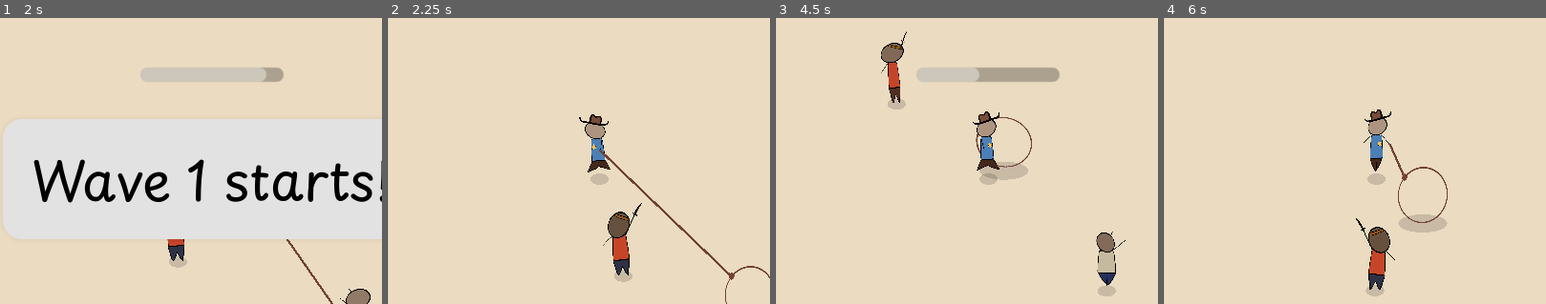
Above: before the commit, frames 1-4 (left to right).
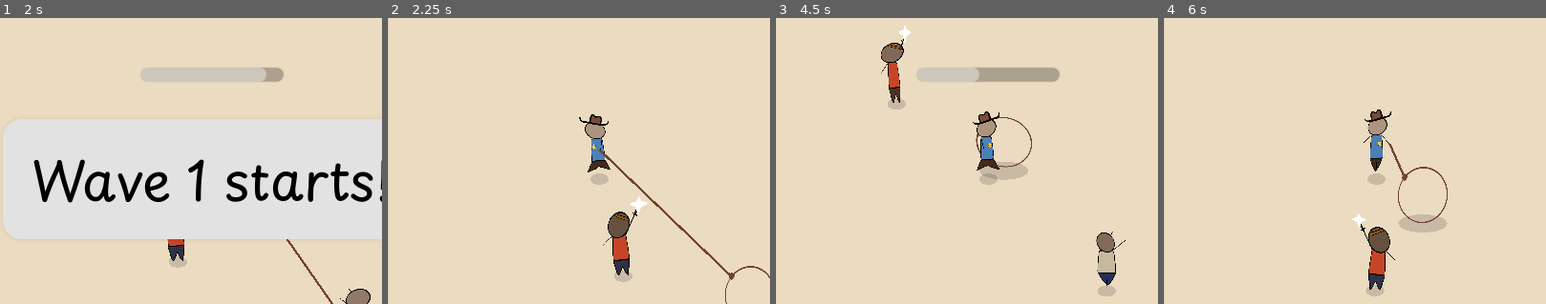
Above: after the commit, the same moments.

Repository: martindzejky/gmtk2025
Game: Godot game, scene res://waves_testing.tscn
Same seed, same stepped clock (60 frames per second), same inputs: the game is played once before the commit and once after it.
Inputs (mouse positions are % of the whole screen's width and height, from its top left):
- Up to frame 1 (2 s): move the mouse to (45, 70) at 0.52 s; hold W (move_up) from 0.53 s (still down); tap Shift (dash) at 0.6 s; move the mouse to (80, 65) at 1.27 s; click (80, 65) at 1.35 s
- Up to frame 2 (2.25 s): move the mouse to (20, 35) at 2.02 s; release W (move_up) at 2.03 s; hold A (move_left) from 2.03 s (still down); tap Shift (dash) at 2.1 s
- Up to frame 3 (4.5 s): move the mouse to (55, 50) at 2.77 s; click (55, 50) at 2.85 s; move the mouse to (35, 25) at 3.52 s; release A (move_left) at 3.53 s; hold S (move_down) 3.53-4.28 s; tap Shift (dash) at 3.6 s; move the mouse to (72, 45) at 4.27 s; hold D (move_right) from 4.28 s (still down); click (72, 45) at 4.35 s
- Up to frame 4 (6 s): move the mouse to (30, 55) at 5.02 s; release D (move_right) at 5.03 s; hold W (move_up) 5.03-5.78 s; tap Shift (dash) at 5.1 s; move the mouse to (60, 28) at 5.77 s; hold D (move_right) from 5.78 s (still down); click (60, 28) at 5.85 s
The pictures show only the part of the screen within x 22-72%, y 22-72%; the shares and areas given below are measured in that part.

Frame 1 is identical in both runs. In frame 2, 0.1% of the frame differs, in the area x 63-68%, y 62-69%; in frame 3, less than 0.1%; in frame 4, less than 0.1%.

Commit message:
star effect + particles

Diff:
--- a/objects/dude.tscn
+++ b/objects/dude.tscn
@@ -26,6 +26,7 @@
 [ext_resource type="AudioStream" uid="uid://bod381p4isvpn" path="res://sounds/cink.wav" id="16_xucpr"]
 [ext_resource type="AudioStream" uid="uid://7htxjwl1jso" path="res://sounds/bow_shoot_random.tres" id="17_7wbbr"]
 [ext_resource type="AudioStream" uid="uid://7x4w3fjen8ci" path="res://sounds/rope_random.tres" id="17_dqeom"]
+[ext_resource type="Texture2D" uid="uid://dhi5xisdpcht1" path="res://sprites/star.png" id="25_hlbji"]
 
 [sub_resource type="Gradient" id="Gradient_qiy7s"]
 offsets = PackedFloat32Array(0, 0.501629, 0.995114)
@@ -343,6 +344,30 @@
 "handle_modes": PackedInt32Array(0),
 "points": PackedFloat32Array(1, -0.25, 0, 0.25, 0),
 "times": PackedFloat32Array(0)
+}
+tracks/25/type = "value"
+tracks/25/imported = false
+tracks/25/enabled = true
+tracks/25/path = NodePath("jump_animation/rotation_scale_animation/body_scale/star:visible")
+tracks/25/interp = 1
+tracks/25/loop_wrap = true
+tracks/25/keys = {
+"times": PackedFloat32Array(0),
+"transitions": PackedFloat32Array(1),
+"update": 1,
+"values": [false]
+}
+tracks/26/type = "value"
+tracks/26/imported = false
+tracks/26/enabled = true
+tracks/26/path = NodePath("jump_animation/rotation_scale_animation/body_scale/star:scale")
+tracks/26/interp = 1
+tracks/26/loop_wrap = true
+tracks/26/keys = {
+"times": PackedFloat32Array(0),
+"transitions": PackedFloat32Array(1),
+"update": 0,
+"values": [Vector2(1e-05, 1e-05)]
 }
 
 [sub_resource type="Animation" id="Animation_6i87g"]
@@ -1383,6 +1408,30 @@
 "times": PackedFloat32Array(0.533333)
 }
 tracks/10/use_blend = true
+tracks/11/type = "value"
+tracks/11/imported = false
+tracks/11/enabled = true
+tracks/11/path = NodePath("jump_animation/rotation_scale_animation/body_scale/star:scale")
+tracks/11/interp = 1
+tracks/11/loop_wrap = true
+tracks/11/keys = {
+"times": PackedFloat32Array(0, 0.8),
+"transitions": PackedFloat32Array(1, 1),
+"update": 0,
+"values": [Vector2(1e-05, 1e-05), Vector2(0.09, 0.09)]
+}
+tracks/12/type = "value"
+tracks/12/imported = false
+tracks/12/enabled = true
+tracks/12/path = NodePath("jump_animation/rotation_scale_animation/body_scale/star:visible")
+tracks/12/interp = 1
+tracks/12/loop_wrap = true
+tracks/12/keys = {
+"times": PackedFloat32Array(0, 0.8),
+"transitions": PackedFloat32Array(1, 1),
+"update": 1,
+"values": [true, false]
+}
 
 [sub_resource type="Animation" id="Animation_cr6a7"]
 resource_name = "running"
@@ -2108,6 +2157,12 @@
 position = Vector2(7.52731, -19.1992)
 rotation = 1.23266
 
+[node name="star" type="Sprite2D" parent="jump_animation/rotation_scale_animation/body_scale"]
+visible = false
+position = Vector2(15.4679, -40.1984)
+scale = Vector2(1e-05, 1e-05)
+texture = ExtResource("25_hlbji")
+
 [node name="head_scale" type="Node2D" parent="jump_animation/rotation_scale_animation"]
 position = Vector2(1, -30)
 
Not shown: 1 places in objects/dude.tscn that only renumber resources
Binary file added: sprites/cactus.png
Not shown, added: sprites/cactus.png.import
Binary file added: sprites/cloud_0.png
Not shown, added: sprites/cloud_0.png.import
Binary file added: sprites/cloud_1.png
Not shown, added: sprites/cloud_1.png.import
Binary file changed: sprites/dummy.png
Binary file added: sprites/grass_0.png
Not shown, added: sprites/grass_0.png.import
Binary file added: sprites/grass_1.png
Not shown, added: sprites/grass_1.png.import
(and 10 more such lines)
